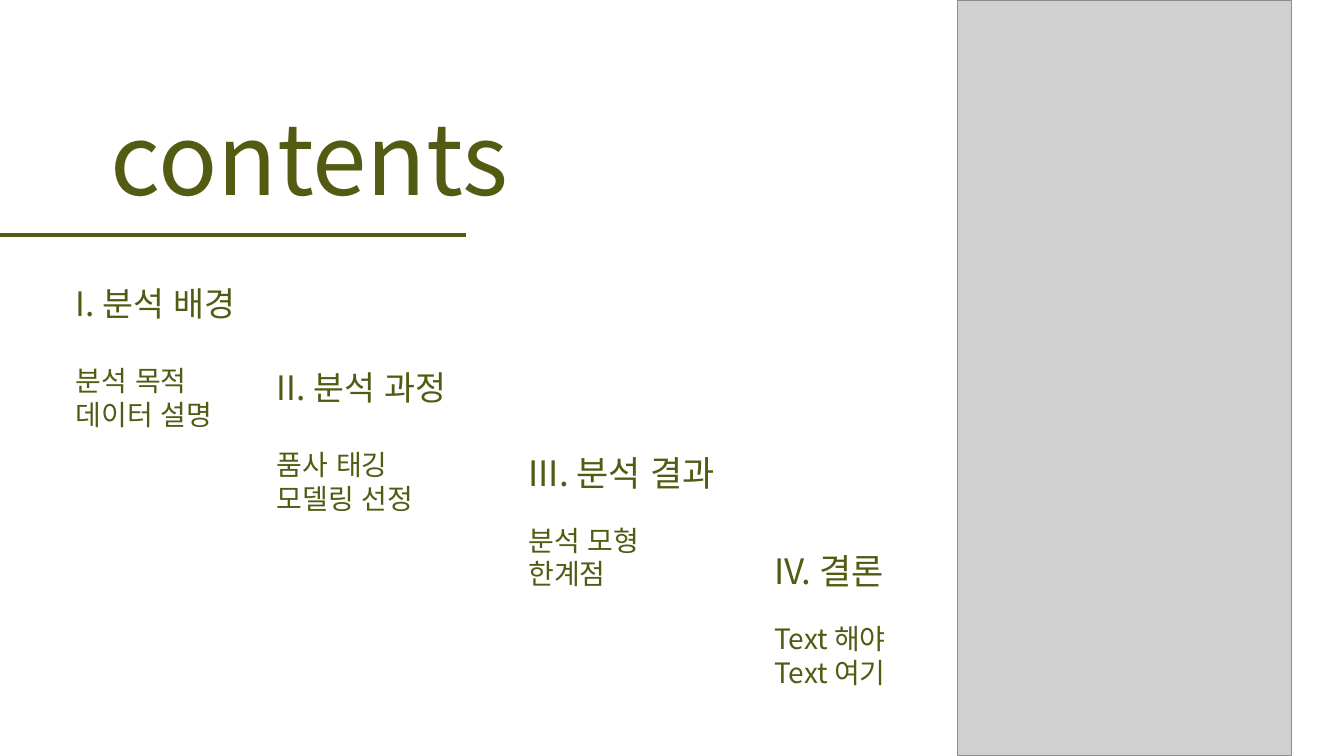
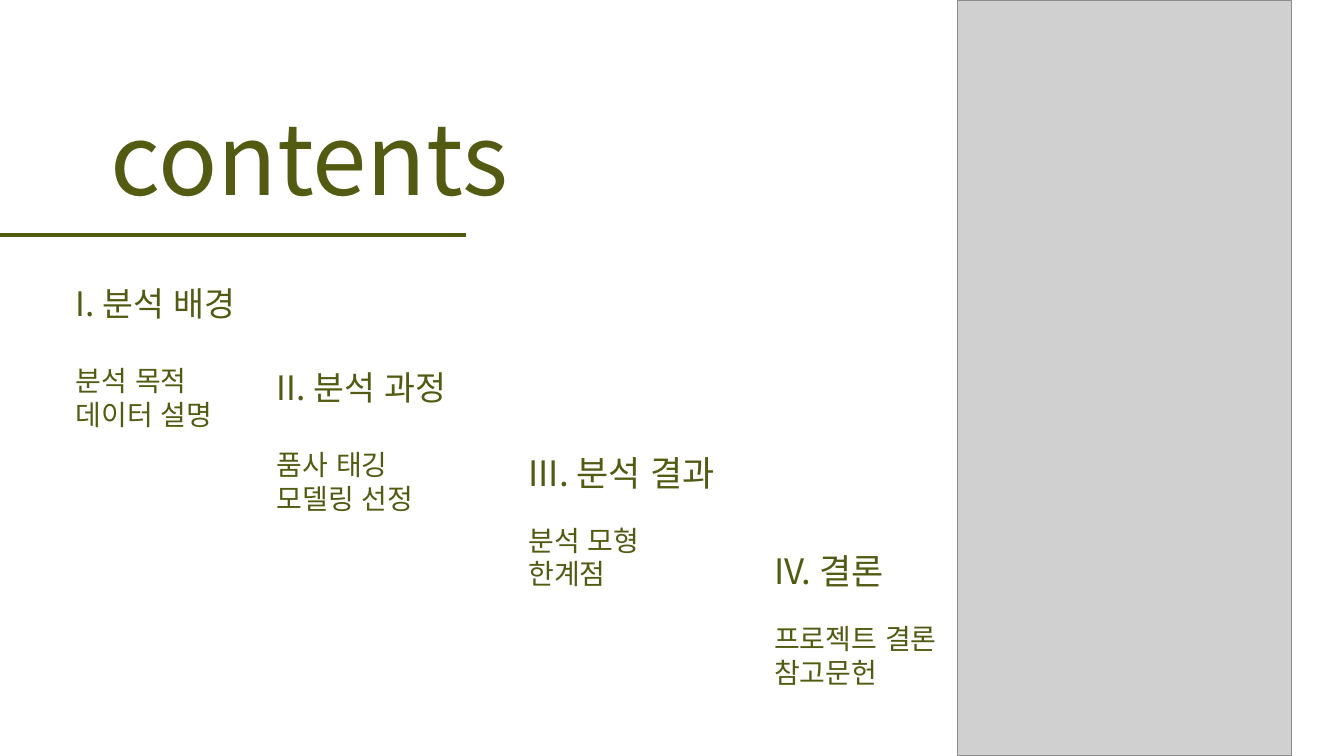
Before and after one commit to Joonyeong97/Jeju_Analysis_Project, a slide deck: slide 3 of final_project/final_PPT/1조제주어번역최종.pptx. Drawn at 1344x756 pixels with LibreOffice and Linux fonts; fonts in the diff are those of the drawing; grey boxes stand for pictures. Boxes give left, top, right and bottom in pixels: in the first picture for what was removed or moved away, otherwise in the second. Text is boxed around its words. In the diff, an @@ line names an element or a change of style, - is before the commit and + after.

```diff
--- a/final_project/final_PPT/1조제주어번역최종.pptx
+++ b/final_project/final_PPT/1조제주어번역최종.pptx
@@ text at (774,626,937,685): text changed @@
-Text 해야
-Text 여기
+프로젝트 결론
+참고문헌
```
Also in this commit, not shown: 1 other slide changed.
